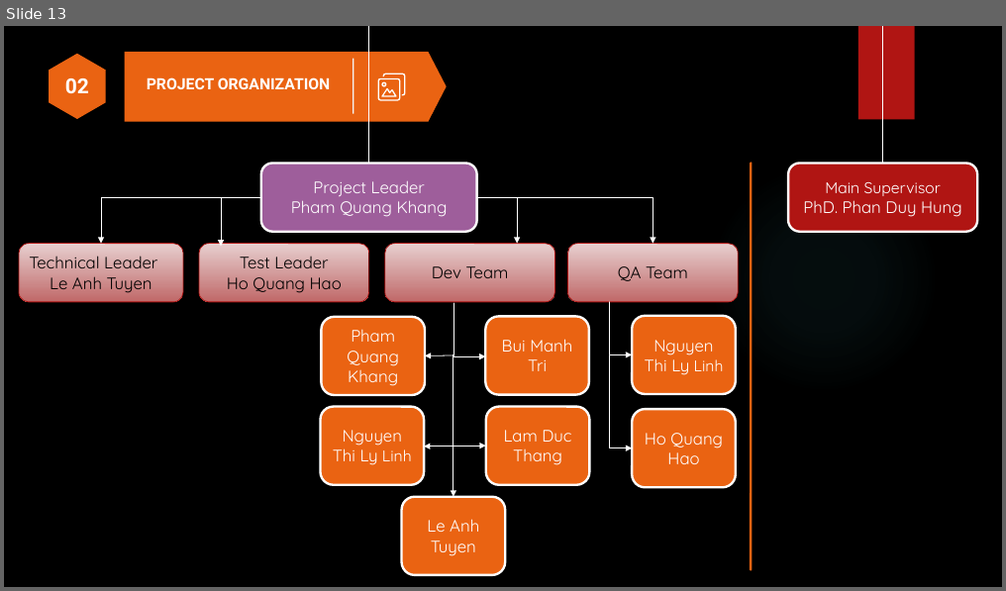
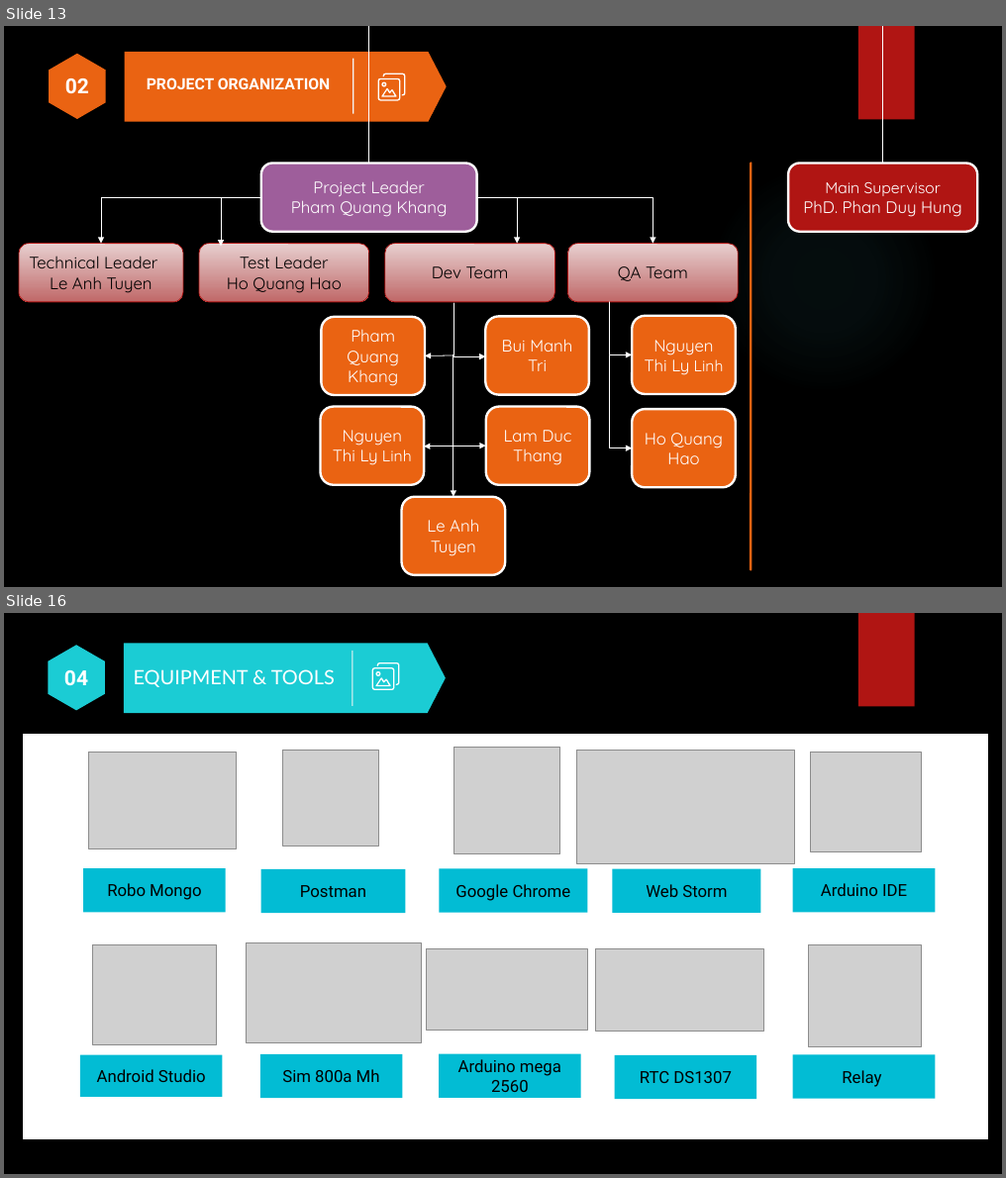
Before and after one commit to khangpqvn/Xanh-Hoa_Lac, a slide deck: Document/KhangPQ/Capstone.pptx. Shown one above the other, each under a label of ours: slide 13 before the commit, slides 13 and 16 after it; the slides between them are not shown. The pictures are 1006x591 and 1006x1178 pixels, drawn with LibreOffice and Linux fonts; fonts in the diff are those of the drawing; grey boxes stand for pictures; background and template pictures are left out. Boxes give left, top, right and bottom in pixels: in the first picture for what was removed or moved away, otherwise in the second. Text is boxed around its words. In the diff, an @@ line names an element or a change of style, - is before the commit and + after.

```diff
--- a/Document/KhangPQ/Capstone.pptx
+++ b/Document/KhangPQ/Capstone.pptx
@@ slide 16 added at bbox=[4, 613, 1002, 1174], background picture (left out); not listed: 1 template element that a slide beside it also shows @@
@@ freeform shape added at bbox=[49, 646, 105, 711], fill #1BCCD4 @@
@@ text added at bbox=[64, 670, 88, 685], 20 pt, text #FFFFFF, bold @@
+04
@@ freeform shape added at bbox=[124, 643, 446, 713], fill #1BCCD4 @@
@@ text added at bbox=[134, 669, 335, 687], 19 pt, text #FFFFFF @@
+EQUIPMENT & TOOLS
@@ rectangle added at bbox=[352, 651, 353, 706], fill #F5F5F5 @@
@@ freeform shape added at bbox=[372, 663, 400, 690], fill #FFFFFF @@
@@ rectangle added at bbox=[22, 733, 989, 1140], fill #FFFFFF, outline #000000 1.5 pt @@
@@ picture added at bbox=[88, 753, 236, 849] @@
@@ picture added at bbox=[282, 750, 379, 847] @@
@@ picture added at bbox=[453, 747, 560, 854] @@
@@ picture added at bbox=[576, 750, 794, 863] @@
@@ picture added at bbox=[811, 753, 921, 853] @@
@@ rectangle added at bbox=[83, 868, 226, 912], fill #02BCD4, 16 pt, text #000000 @@
+Robo Mongo
@@ rectangle added at bbox=[260, 869, 405, 913], fill #02BCD4, 16 pt, text #000000 @@
+Postman
@@ rectangle added at bbox=[439, 869, 587, 913], fill #02BCD4, 16 pt, text #000000 @@
+Google Chrome
@@ rectangle added at bbox=[613, 869, 761, 913], fill #02BCD4, 16 pt, text #000000 @@
+Web Storm
@@ rectangle added at bbox=[793, 868, 936, 912], fill #02BCD4, 16 pt, text #000000 @@
+Arduino IDE
@@ picture added at bbox=[93, 946, 217, 1046] @@
@@ picture added at bbox=[246, 944, 421, 1044] @@
@@ picture added at bbox=[426, 949, 587, 1030] @@
@@ picture added at bbox=[595, 949, 763, 1031] @@
@@ picture added at bbox=[809, 946, 921, 1048] @@
@@ rectangle added at bbox=[80, 1056, 223, 1097], fill #02BCD4, 16 pt, text #000000 @@
+Android Studio
@@ rectangle added at bbox=[260, 1055, 402, 1099], fill #02BCD4, 16 pt, text #000000 @@
+Sim 800a Mh
@@ rectangle added at bbox=[439, 1055, 581, 1099], fill #02BCD4, 16 pt, text #000000 @@
+Arduino mega 2560
@@ rectangle added at bbox=[615, 1056, 757, 1100], fill #02BCD4, 16 pt, text #000000 @@
+RTC DS1307
@@ rectangle added at bbox=[793, 1056, 936, 1100], fill #02BCD4, 16 pt, text #000000 @@
+Relay
```
Also in this commit, not shown: 2 slides changed, 1 other slide added, 1 slide removed.
